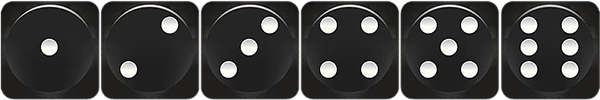
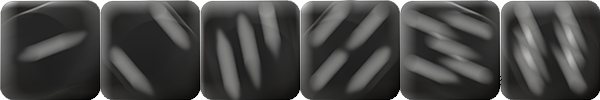
Before/after of a 600 x 100 layered artwork. What changed in the layer stack:
added group "rolled 3" with 6 layers above "static" over left=0, top=0, right=600, bottom=100
added layer "Layer 6" (2nd of 3, in "rolled 3") in group "rolled 3" over left=0, top=0, right=100, bottom=100
added layer "Layer 5" (3rd of 4, in "rolled 3") in group "rolled 3" over left=100, top=0, right=200, bottom=100
added layer "Layer 4" (3rd of 4, in "rolled 3") in group "rolled 3" over left=200, top=0, right=300, bottom=100
added layer "Layer 3" (3rd of 4, in "rolled 3") in group "rolled 3" over left=300, top=0, right=400, bottom=100
added layer "Layer 2" (3rd of 4, in "rolled 3") in group "rolled 3" over left=400, top=0, right=502, bottom=100
added layer "Layer 1" (3rd of 4, in "rolled 3") in group "rolled 3" over left=500, top=0, right=600, bottom=100
moved "Layer 6" (3rd of 3, in "static") into group "static" over left=0, top=0, right=100, bottom=100
moved "Layer 5" (4th of 4, in "static") into group "static" over left=100, top=0, right=200, bottom=100
moved "Layer 4" (4th of 4, in "static") into group "static" over left=200, top=0, right=300, bottom=100
moved "Layer 3" (4th of 4, in "static") into group "static" over left=300, top=0, right=400, bottom=100
moved "Layer 2" (4th of 4, in "static") into group "static" over left=400, top=0, right=500, bottom=100
moved "Layer 1" (4th of 4, in "static") into group "static" over left=500, top=0, right=600, bottom=100
